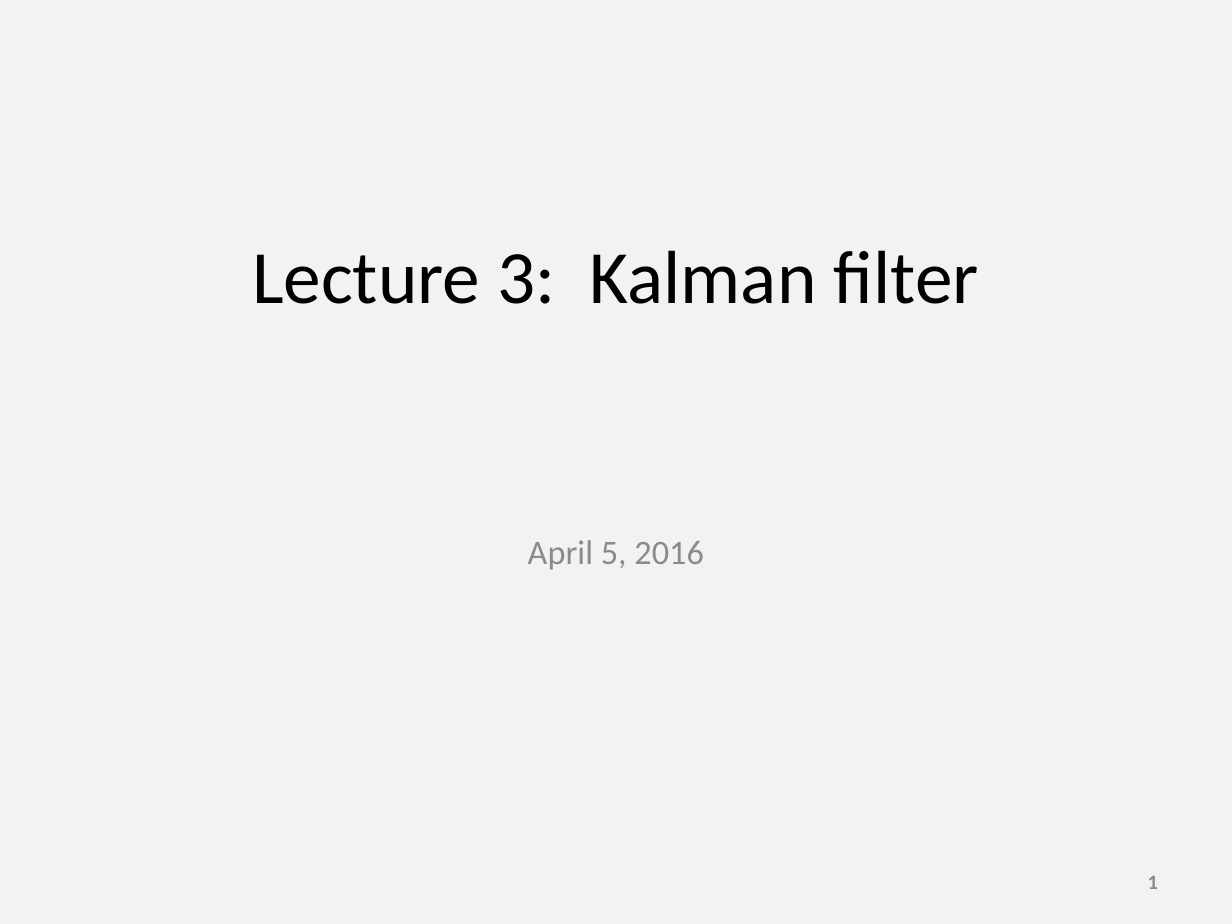
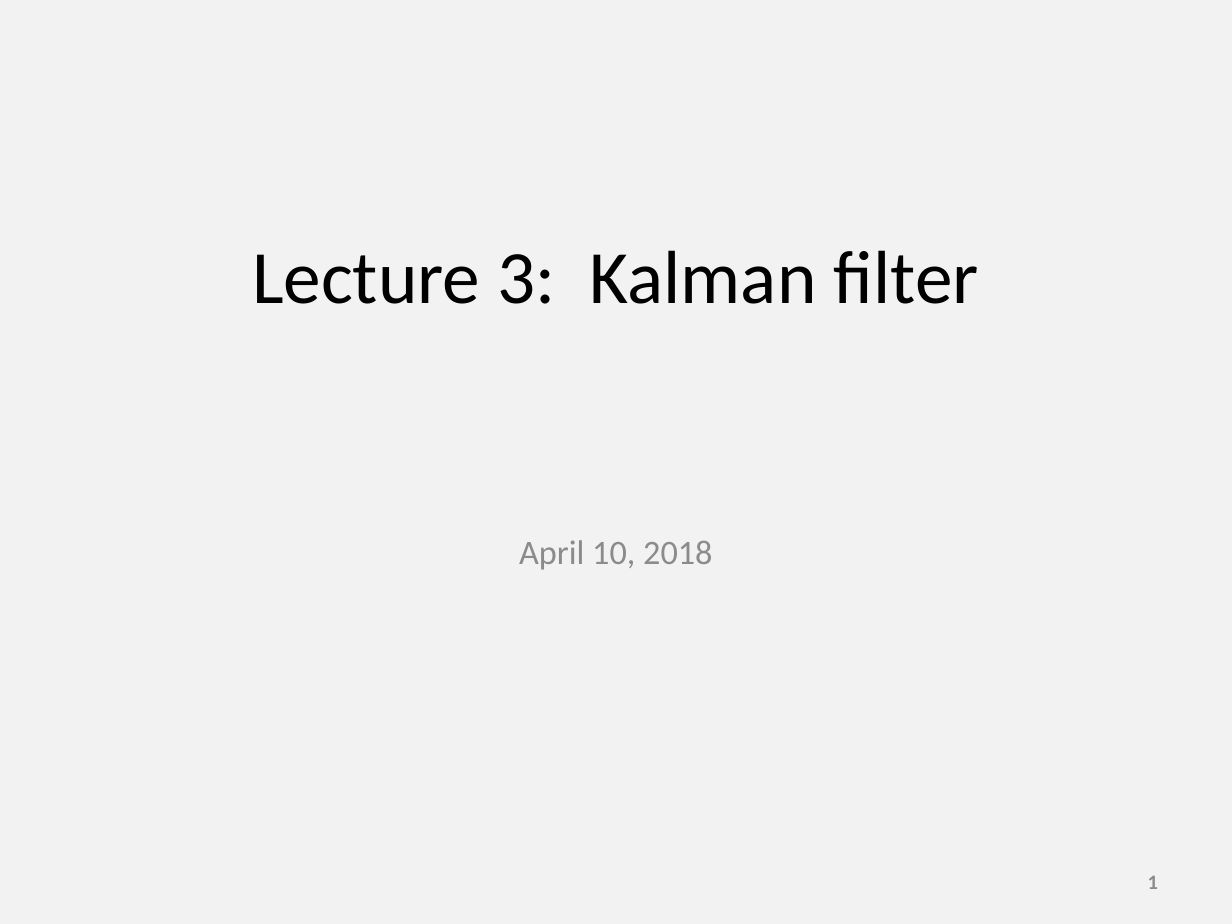
Before and after one commit to James-Thorson/2018_FSH556, a slide deck: slide 1 of Week 3 -- Temporal Models/Lecture/Lecture 3 -- Kalman filter.pptx. Drawn at 1232x924 pixels with LibreOffice and Linux fonts; fonts in the diff are those of the drawing. Boxes give left, top, right and bottom in pixels: in the first picture for what was removed or moved away, otherwise in the second. Text is boxed around its words. In the diff, an @@ line names an element or a change of style, - is before the commit and + after.

```diff
--- a/Week 3 -- Temporal Models/Lecture/Lecture 3 -- Kalman filter.pptx
+++ b/Week 3 -- Temporal Models/Lecture/Lecture 3 -- Kalman filter.pptx
@@ subtitle at [519,540,712,570]: text changed @@
-April 5, 2016
+April 10, 2018
```
Also in this commit, not shown: 10 other files.
